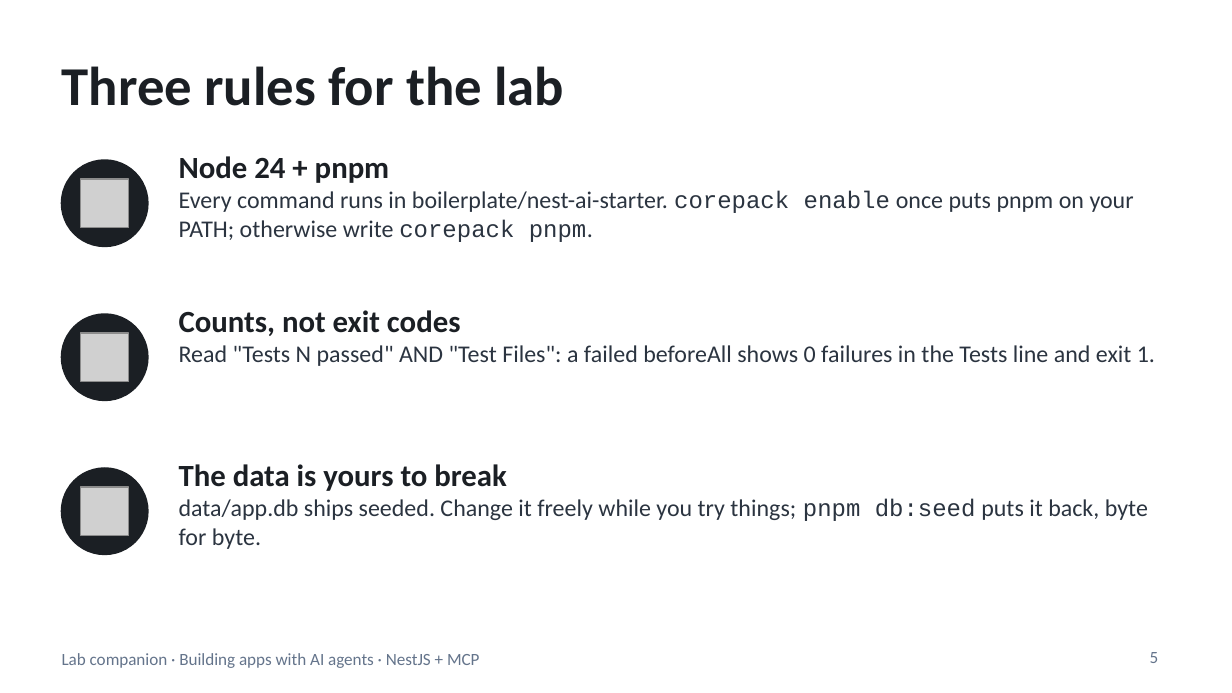
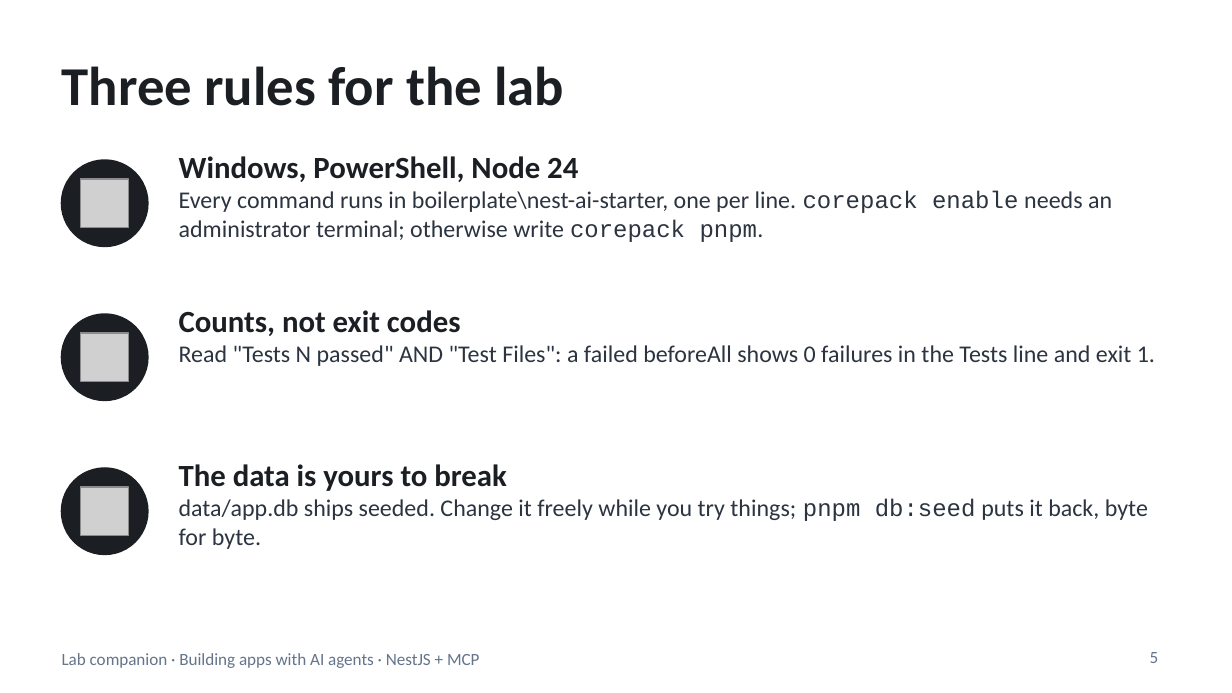
Before and after one commit to blazaga/ai-training-modules, a slide deck: slide 5 of docs/ai-agent-training/slides/lab-companion.pptx. Drawn at 1232x693 pixels with LibreOffice and Linux fonts; fonts in the diff are those of the drawing; grey boxes stand for pictures. Boxes give left, top, right and bottom in pixels: in the first picture for what was removed or moved away, otherwise in the second. Text is boxed around its words. In the diff, an @@ line names an element or a change of style, - is before the commit and + after.

```diff
--- a/docs/ai-agent-training/slides/lab-companion.pptx
+++ b/docs/ai-agent-training/slides/lab-companion.pptx
@@ text at (x1=179, y1=156, x2=1112, y2=242): text changed @@
-Node 24 + pnpm
-Every command runs in boilerplate/nest-ai-starter. corepack enable once puts pnpm on your PATH; otherwise write corepack pnpm.
+Windows, PowerShell, Node 24
+Every command runs in boilerplate\nest-ai-starter, one per line. corepack enable needs an administrator terminal; otherwise write corepack pnpm.
```
Also in this commit, not shown: 7 other slides changed, 21 other files.
